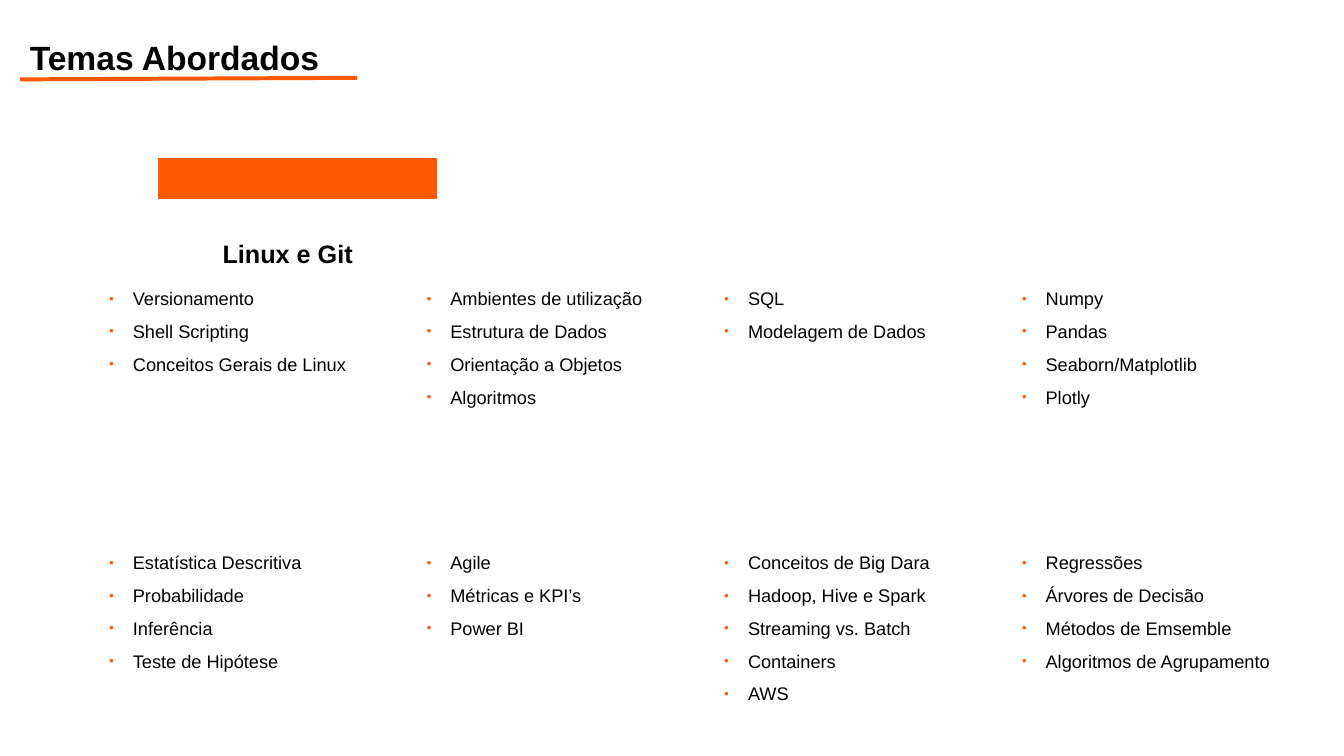
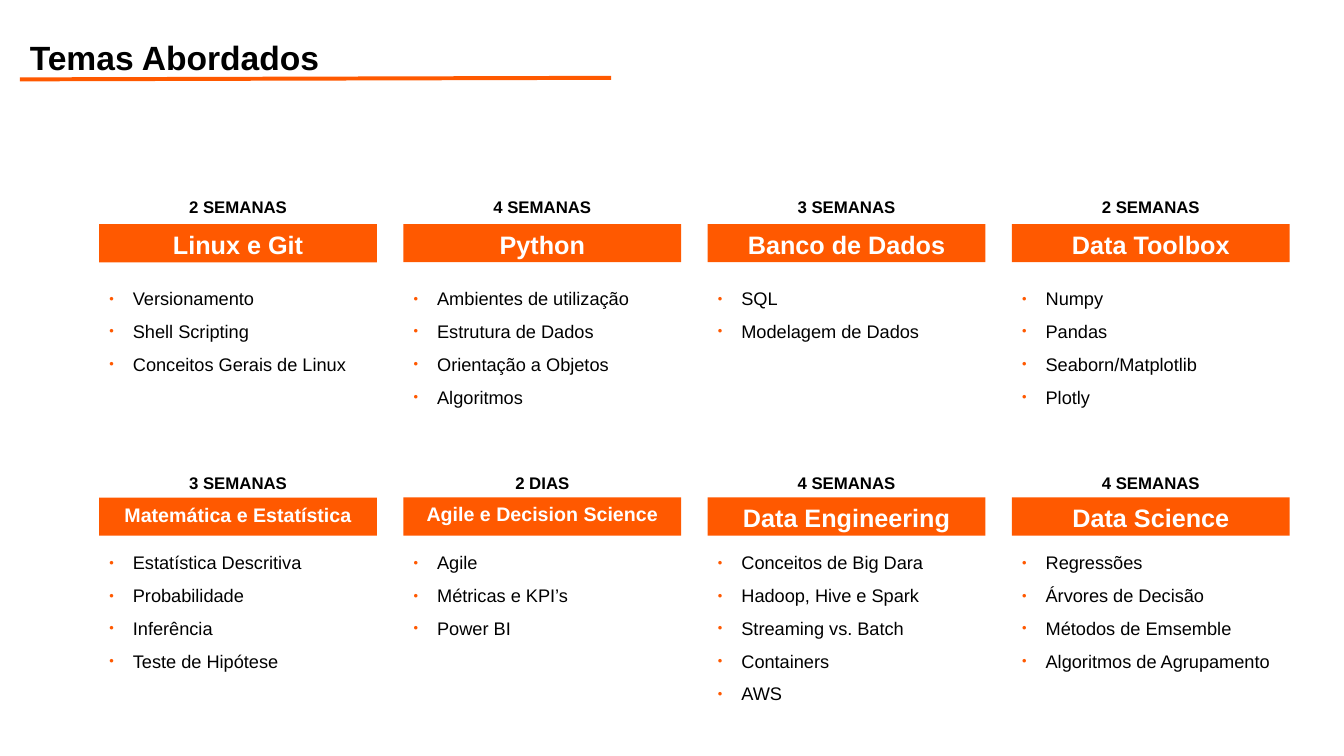
Before and after one commit to zgiuliana/bootcamp_itau_dados, a slide deck: slide 3 of bootcamp.pptx. Drawn at 1344x756 pixels with LibreOffice and Linux fonts; fonts in the diff are those of the drawing; background and template pictures are left out. Boxes give left, top, right and bottom in pixels: in the first picture for what was removed or moved away, otherwise in the second. Text is boxed around its words. In the diff, an @@ line names an element or a change of style, - is before the commit and + after.

```diff
--- a/bootcamp.pptx
+++ b/bootcamp.pptx
@@ line moved from (20, 80) - (357, 78) to (20, 80) - (611, 78) @@
@@ rectangle removed at (x1=158, y1=158, x2=437, y2=198) @@
@@ rectangle "Linux e Git" resized from (x1=223, y1=244, x2=353, y2=264) to (x1=99, y1=224, x2=377, y2=262) @@
@@ rectangle "Linux e Git" at (x1=99, y1=224, x2=377, y2=262): text colour #000000 to #FFFFFF; fill none to #FF5900 @@
@@ text "Ambientes de utilização" moved from (x1=450, y1=291, x2=642, y2=408) to (x1=437, y1=291, x2=629, y2=408) @@
@@ text "SQL" moved from (x1=748, y1=292, x2=926, y2=342) to (x1=741, y1=292, x2=920, y2=342) @@
@@ group added at (x1=99, y1=201, x2=1291, y2=536): 8 texts, 7 rectangles @@
+Python
+Banco de Dados
+Data Toolbox
+Matemática e Estatística
+Agile e Decision Science
+Data Engineering
+Data Science
+2 SEMANAS
+4 SEMANAS
+3 SEMANAS
+2 SEMANAS
+3 SEMANAS
+2 DIAS
+4 SEMANAS
+4 SEMANAS
@@ text "Agile" moved from (x1=450, y1=555, x2=581, y2=635) to (x1=437, y1=555, x2=568, y2=635) @@
@@ text "Conceitos de Big Dara" moved from (x1=748, y1=555, x2=929, y2=700) to (x1=741, y1=555, x2=923, y2=700) @@
```
Also in this commit, not shown: 3 other slides changed, 1 slide added, 1 slide removed.
